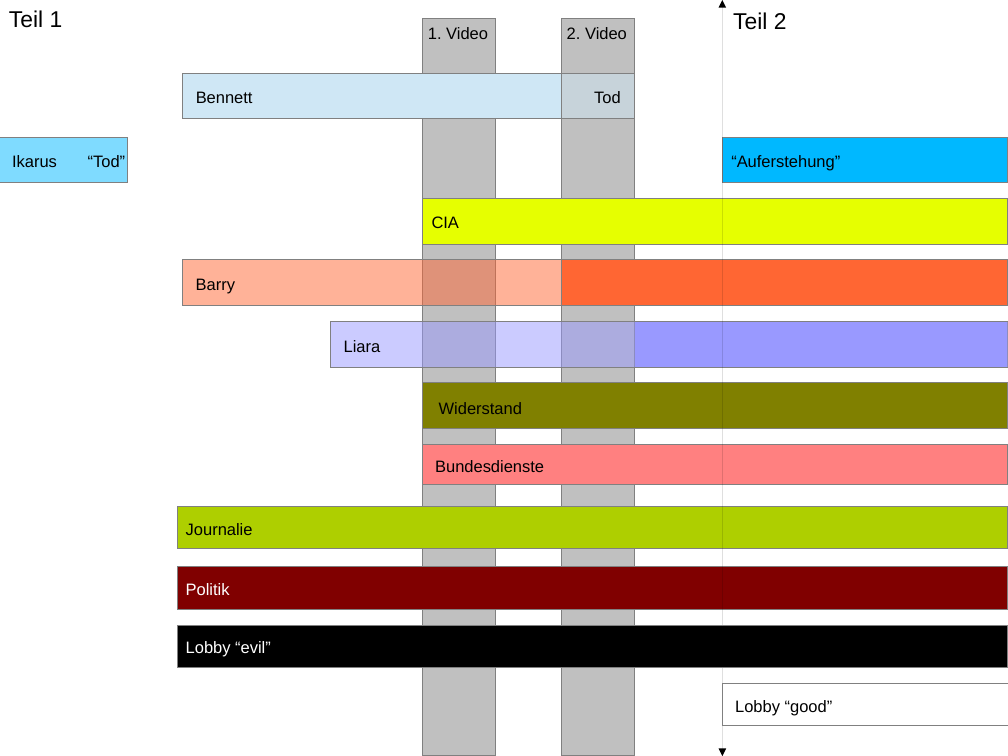
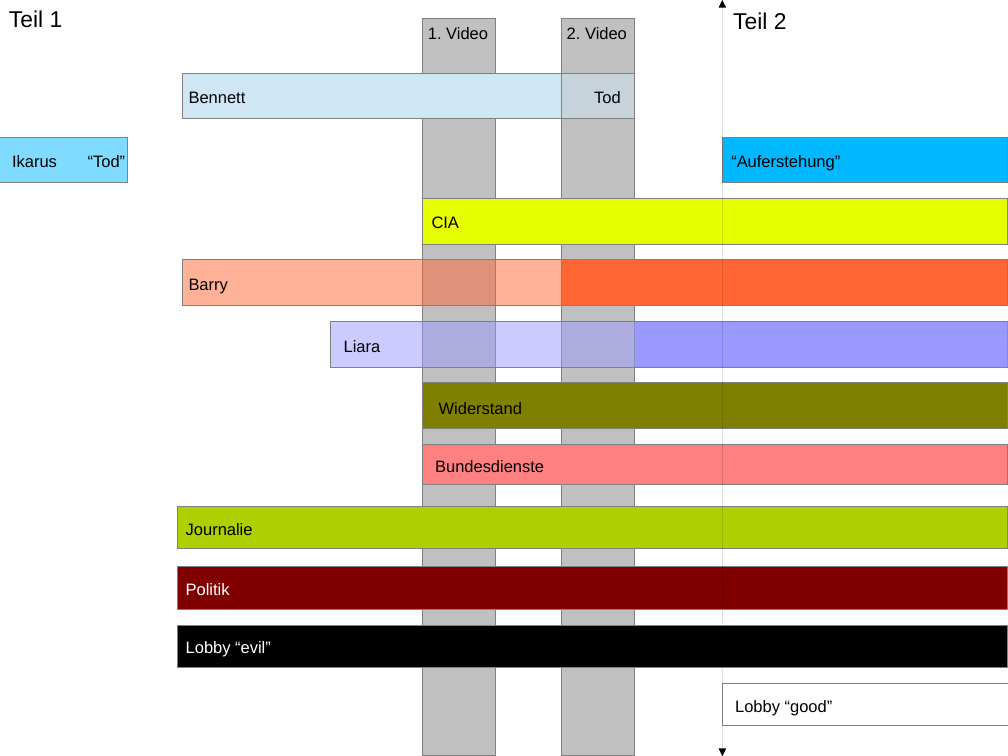
Before and after one commit to Nicone/igie, a slide deck: slide 1 of test.db/timeline_draft.odp. Drawn at 1008x756 pixels with LibreOffice and Linux fonts; fonts in the diff are those of the drawing. Boxes give left, top, right and bottom in pixels: in the first picture for what was removed or moved away, otherwise in the second. Text is boxed around its words. In the diff, an @@ line names an element or a change of style, - is before the commit and + after.

```diff
--- a/test.db/timeline_draft.odp
+++ b/test.db/timeline_draft.odp
@@ text "Bennett": place and size @@
-text "Bennett" at (196, 91, 253, 103)
+text "Bennett" at (189, 91, 246, 103)
@@ text "Barry": place and size @@
-text "Barry" at (196, 278, 235, 293)
+text "Barry" at (189, 278, 228, 293)
```
Also in this commit, not shown: 1 other slide changed, 10 other files.
